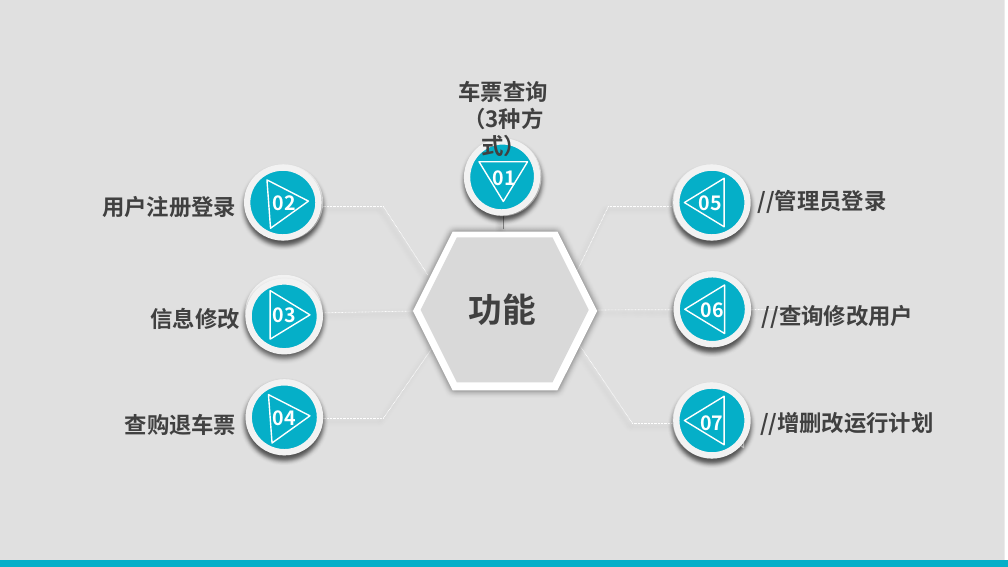
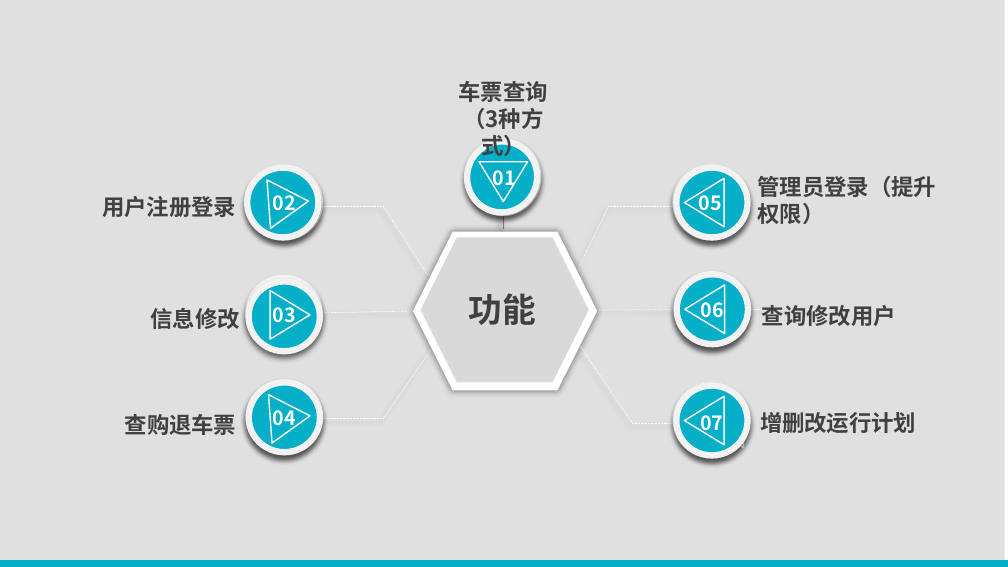
Before and after one commit to TimerChen/TrainTickets, a slide deck: slide 4 of Presentation/presentation.pptx. Drawn at 1008x567 pixels with LibreOffice and Linux fonts; fonts in the diff are those of the drawing. Boxes give left, top, right and bottom in pixels: in the first picture for what was removed or moved away, otherwise in the second. Text is boxed around its words. In the diff, an @@ line names an element or a change of style, - is before the commit and + after.

```diff
--- a/Presentation/presentation.pptx
+++ b/Presentation/presentation.pptx
@@ text at box(758, 176, 937, 224): text changed @@
-//管理员登录
+管理员登录（提升权限）
@@ text at box(762, 305, 896, 326): text changed @@
-//查询修改用户
+查询修改用户
@@ text at box(760, 412, 916, 433): text changed @@
-//增删改运行计划
+增删改运行计划
```
Also in this commit, not shown: 2 other slides changed.
